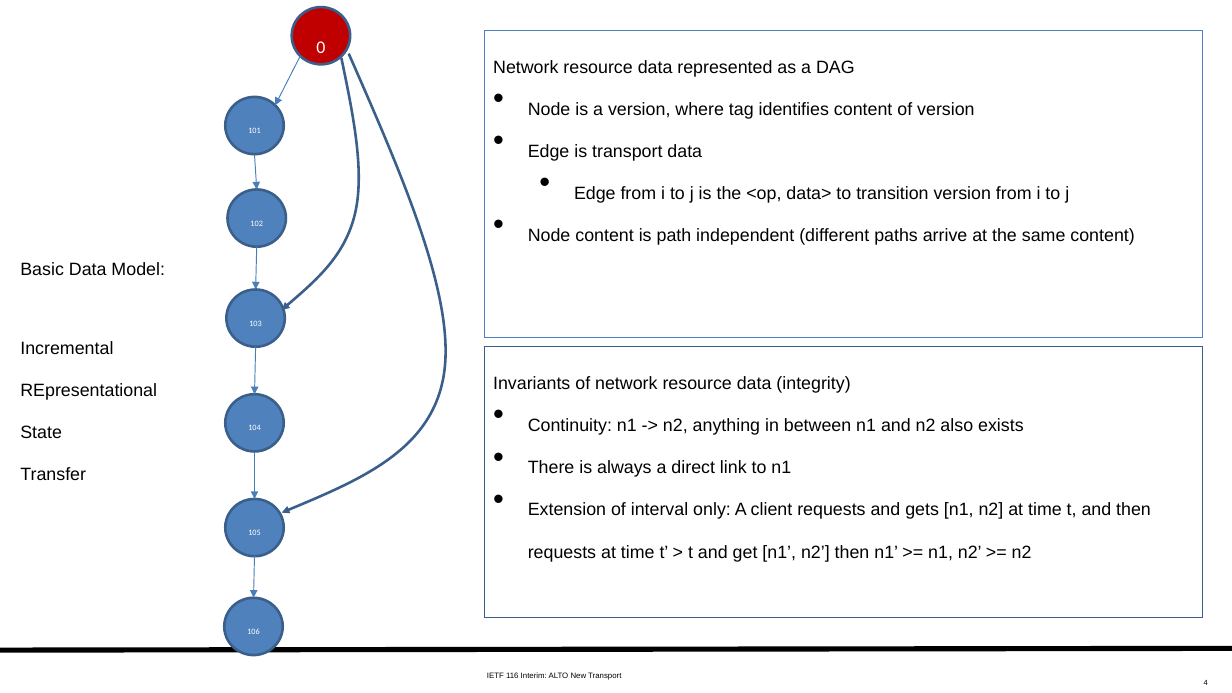
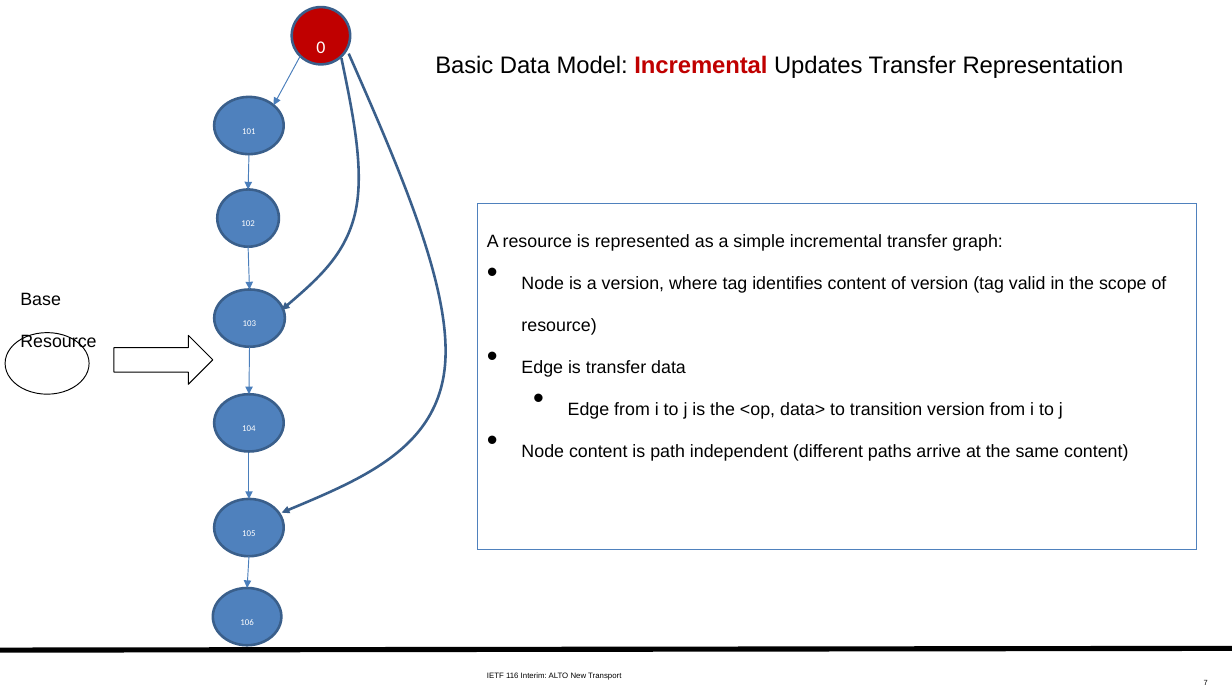
Before and after one commit to ietf-wg-alto/wg-materials, a slide deck: slide 7 of meetings-ietf/ietf-116-interim/slides-116-interim-alto-transport.pptx (slide 4 before the commit). Drawn at 1232x693 pixels with LibreOffice and Linux fonts; fonts in the diff are those of the drawing. Boxes give left, top, right and bottom in pixels: in the first picture for what was removed or moved away, otherwise in the second. Text is boxed around its words. In the diff, an @@ line names an element or a change of style, - is before the commit and + after.

```diff
--- a/meetings-ietf/ietf-116-interim/slides-116-interim-alto-transport.pptx
+++ b/meetings-ietf/ietf-116-interim/slides-116-interim-alto-transport.pptx
@@ text at [435,55,1124,78]: text changed; size 24 to 32 pt @@
-Basic Data Model:
-Incremental
-REpresentational
-State
-Transfer
+Basic Data Model: Incremental Updates Transfer Representation
@@ ellipse "101": place and size @@
-ellipse "101" at [226,97,284,154]
+ellipse "101" at [214,97,284,154]
@@ 4 arrows: place and size @@
-4 arrows at [254,154,257,499]
+4 arrows at [249,154,250,499]
@@ ellipse "102": place and size @@
-ellipse "102" at [227,189,286,247]
+ellipse "102" at [217,189,279,247]
@@ rectangle "A resource is represented as ...": place and size @@
-rectangle "A resource is represented as ..." at [484,30,1203,338]
+rectangle "A resource is represented as ..." at [478,204,1197,550]
@@ text in rectangle at [487,234,1167,377]: text changed @@
-Network resource data represented as a DAG
-• Node is a version, where tag identifies content of version
-• Edge is transport data
+A resource is represented as a simple incremental transfer graph:
+• Node is a version, where tag identifies content of version (tag valid in the scope of resource)
+• Edge is transfer data
@@ text added at [20,292,96,352], 24 pt, text #000000 @@
+Base
+Resource
@@ ellipse "103": place and size @@
-ellipse "103" at [226,289,285,347]
+ellipse "103" at [214,289,285,347]
@@ ellipse added at [5,333,89,395], outline #000000 0.75 pt @@
@@ right arrow added at [114,335,213,384], outline #000000 0.75 pt @@
@@ rectangle removed at [484,347,1203,617] @@
-Invariants of network resource data (integrity)
-• Continuity: n1 -> n2, anything in between n1 and n2 also exists
-• There is always a direct link to n1
-• Extension of interval only: A client requests and gets [n1, n2] at time t, and then requests at time t’ > t and get [n1’, n2’] then n1’ >= n1, n2’ >= n2
@@ ellipse "104": place and size @@
-ellipse "104" at [226,395,284,452]
+ellipse "104" at [214,395,284,452]
@@ ellipse "105": place and size @@
-ellipse "105" at [226,499,284,556]
+ellipse "105" at [214,499,284,556]
@@ arrow moved from (254, 556) - (253, 598) to (249, 556) - (247, 588) @@
@@ size 11 to 12 pt in 6 elements at [217,189,279,247], [214,499,284,556], [214,97,284,154], [214,395,284,452], [214,289,285,347], [213,588,281,645] @@
@@ ellipse "106": place and size @@
-ellipse "106" at [225,598,283,655]
+ellipse "106" at [213,588,281,645]
```
Also in this commit, not shown: 9 other slides changed, 26 slides added, 6 slides removed.
